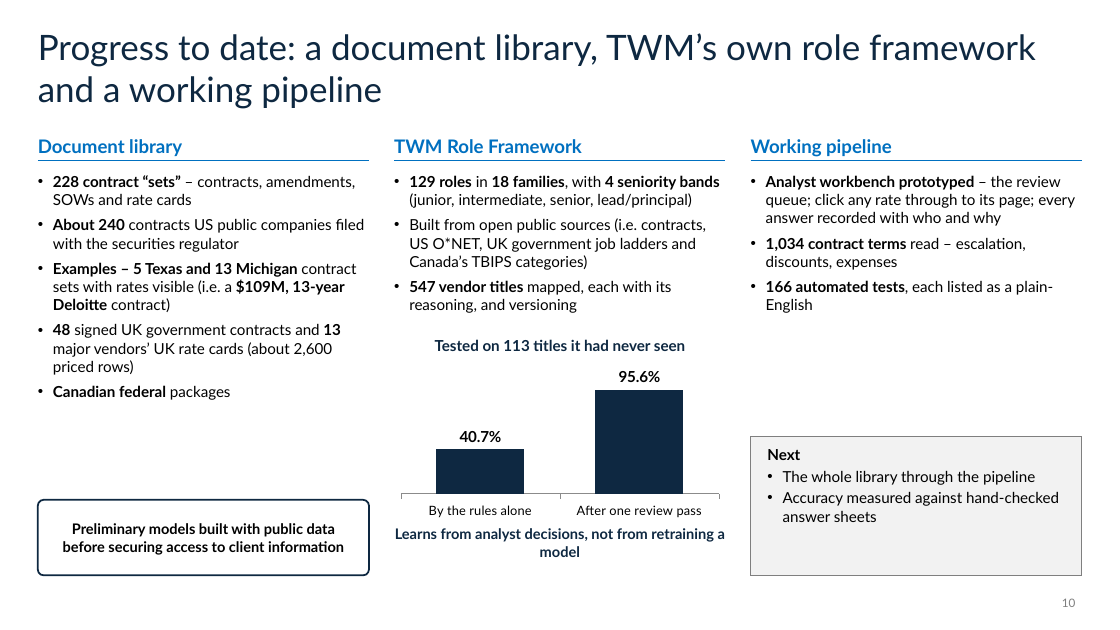
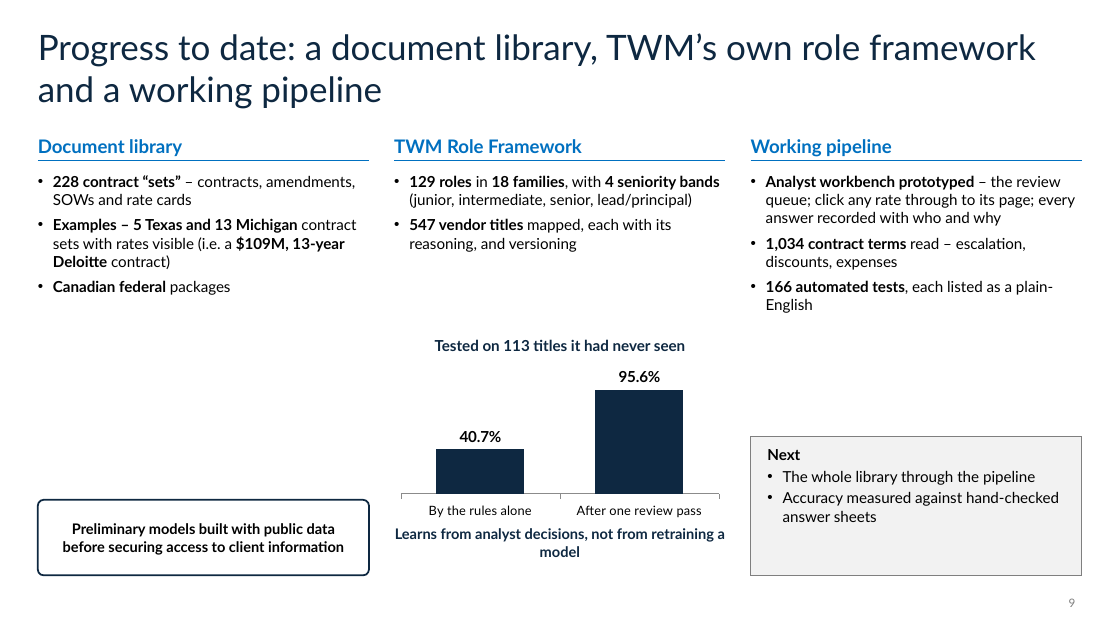
Before and after one commit to kylemac7807/twm-platform, a slide deck: slide 9 of docs/story/twm-pitch-deck-v3.pptx (slide 10 before the commit). Drawn at 1120x630 pixels with LibreOffice and Linux fonts; fonts in the diff are those of the drawing. Boxes give left, top, right and bottom in pixels: in the first picture for what was removed or moved away, otherwise in the second. Text is boxed around its words. In the diff, an @@ line names an element or a change of style, - is before the commit and + after.

```diff
--- a/docs/story/twm-pitch-deck-v3.pptx
+++ b/docs/story/twm-pitch-deck-v3.pptx
@@ text at <box>53,218,365,252</box>: paragraph removed @@
-• About 240 contracts US public companies filed with the securities regulator
@@ text at <box>409,218,706,270</box>: paragraph removed @@
-• Built from open public sources (i.e. contracts, US O*NET, UK government job ladders and Canada’s TBIPS categories)
@@ text at <box>53,323,341,375</box>: paragraph removed @@
-• 48 signed UK government contracts and 13 major vendors’ UK rate cards (about 2,600 priced rows)
@@ page number at <box>1069,598,1076,607</box>: text changed @@
-10
+9
```
Also in this commit, not shown: 2 other slides changed, 1 slide removed.
